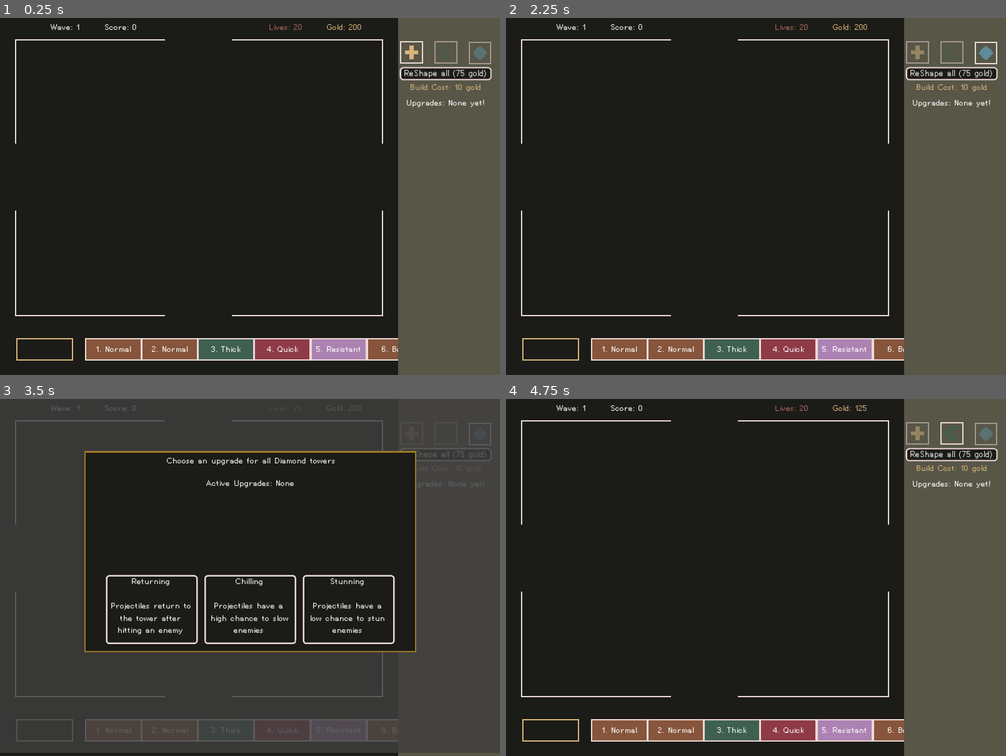
Above: before the commit, frames 1-4 (two rows, left to right).
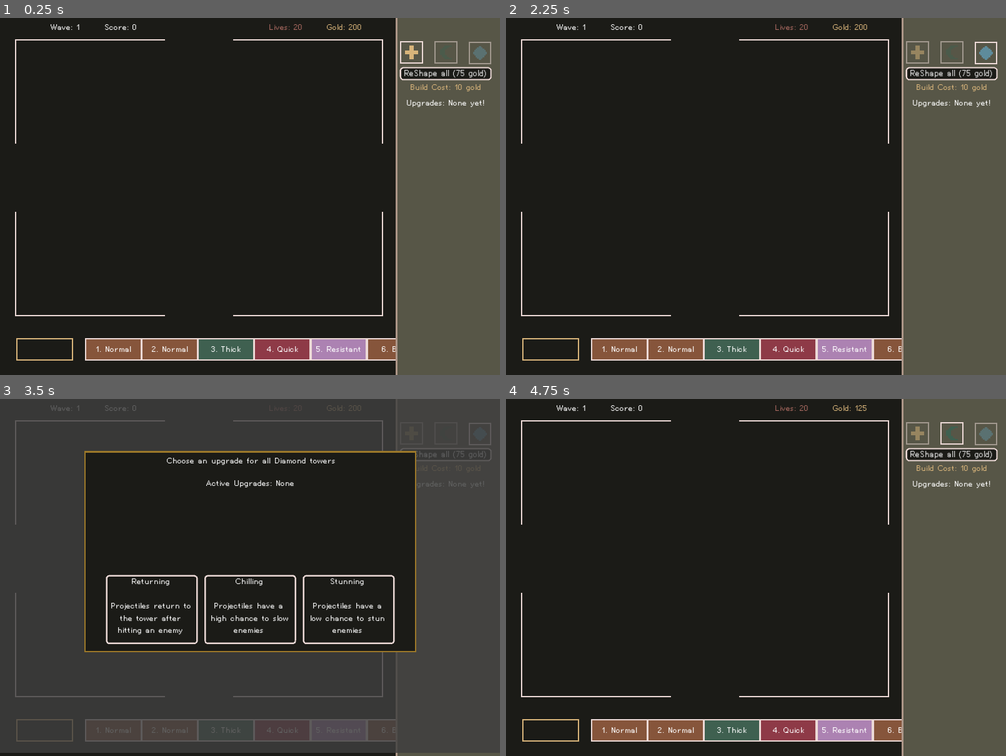
Above: after the commit, the same moments.

Repository: nolenroyalty/ReShape-TD
Game: Godot game, scene res://Main.tscn
Two runs of this game, one before a commit and one after it. Both use one fixed random seed, a clock stepped at 60 frames per second and the inputs below.
Inputs (mouse positions are in pixels of both pictures, inside the frame that each line leads up to):
- Up to frame 1 (0.25 s): no input
- Up to frame 2 (2.25 s): click (951, 53) at 0.5 s; click (916, 53) at 1.25 s; click (986, 53) at 2 s
- Up to frame 3 (3.5 s): click "ReShape all (75 gold)" at 2.75 s
- Up to frame 4 (4.75 s): click "Chilling Projectiles have a h…" at 3.5 s; click (951, 434) at 4.25 s

The runs differ from the first frame. In frame 1, 0.5% of the frame differs, in the area x 3-80%, y 0-100%; in frame 2, 0.5%; in frame 3, 0.1%; in frame 4, 0.5%.

Commit message:
UI sprite tweaks

Diff:
--- a/Main.tscn
+++ b/Main.tscn
@@ -10,6 +10,7 @@
 [ext_resource path="res://ui/WaveDisplay.tscn" type="PackedScene" id=8]
 [ext_resource path="res://ui/ModalShader.tres" type="Shader" id=9]
 [ext_resource path="res://ui/IndividualTowerBuilder.tscn" type="PackedScene" id=10]
+[ext_resource path="res://ui/sprites/ninepatch-sidebar.png" type="Texture" id=11]
 
 [sub_resource type="ShaderMaterial" id=1]
 shader = ExtResource( 9 )
@@ -20,11 +21,15 @@
 [node name="Main" type="Node2D"]
 script = ExtResource( 3 )
 
-[node name="ColorRect" type="ColorRect" parent="."]
-margin_left = 557.0
-margin_right = 704.0
-margin_bottom = 506.0
-color = Color( 0.341176, 0.337255, 0.278431, 1 )
+[node name="SidebarRect" type="NinePatchRect" parent="."]
+margin_left = 554.0
+margin_right = 700.0
+margin_bottom = 500.0
+texture = ExtResource( 11 )
+patch_margin_left = 2
+patch_margin_top = 2
+patch_margin_right = 2
+patch_margin_bottom = 2
 
 [node name="EverythingForShader" type="Node2D" parent="."]
 
Not shown: 1 places in Main.tscn that only renumber resources
Binary file changed: battlefield/sprites/background-alt.png
Binary file added: ui/sprites/ninepatch-sidebar.png
Not shown, added: ui/sprites/ninepatch-sidebar.png.import
